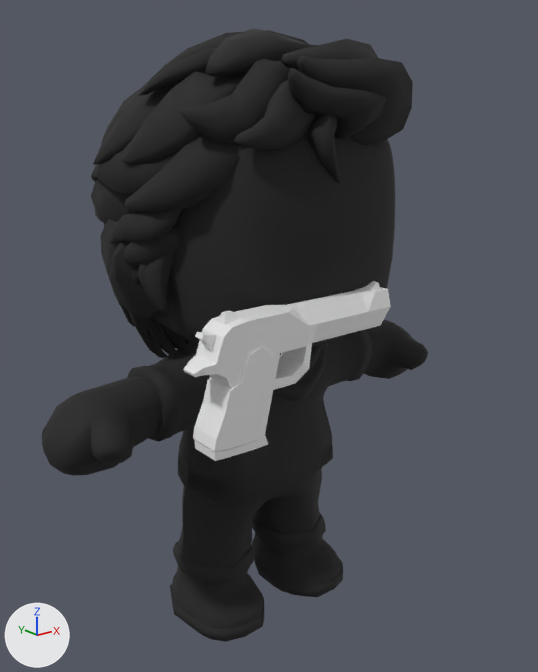
What one commit did to the FBX model Assets/Characters/Human/Human.fbx.
Camera for both pictures: a camera (50 mm lens) standing at (-1.46, -1.887, 1.723) and looking at (0.063, 0.017, 0.962). Every picture has the same lights, and +X, +Y and +Z are marked at lower left. The first picture is the older version. Where no turn or scale is listed for an object, it has been applied to the vertices.

Names of what the first picture shows: 'Deagle', 'Human'.
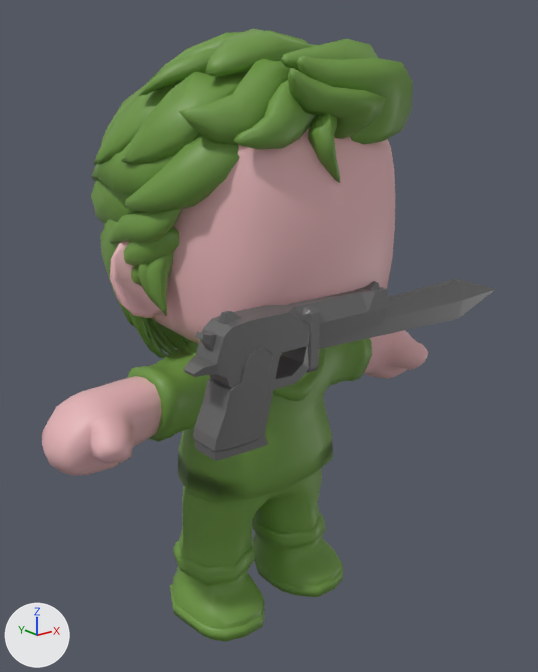
Where the change shows, as pixel boxes (x1, y1, x2, y2) in the pictures (538 x 672 px):
```json
{"object": "Deagle", "change": "recoloured", "before": [183, 281, 391, 461], "after": [183, 281, 391, 461], "on screen": "white to grey"}
{"object": "Sword", "change": "added", "after": [206, 279, 496, 373]}
{"part": 1, "of": "me_human", "change": "recoloured", "before": [42, 127, 428, 476], "after": [42, 127, 428, 476], "on screen": "lighter"}
{"part": 2, "of": "me_human", "change": "recoloured", "before": [91, 29, 413, 642], "after": [91, 29, 413, 642], "on screen": "black to green"}
```

Scene script edits in JSON lines:
```json
{"op": "add", "block": "mat_playercolor", "code": ["mat_playercolor = principled_material('PlayerColor')", "mat_playercolor.base_color = (0.156, 0.316, 0.0543)  # green #6e9842"]}
{"op": "add", "block": "mat_flesh", "code": ["mat_flesh = principled_material('Flesh')", "mat_flesh.base_color = (0.8, 0.462, 0.482)  # pink #e7b5b8"]}
{"op": "add", "block": "mat_playerweapon", "code": ["mat_playerweapon = principled_material('PlayerWeapon')", "mat_playerweapon.base_color = (0.185, 0.185, 0.185)  # grey #777777", "mat_playerweapon.metallic = 0.525"]}
{"block": "me_human", "where": "me_human.from_pydata(...)  # 5918 vertices, 5756 faces; spans x -0.76..0.76, y -0.44..0.59, z 0.0..1.93"}
{"block": "me_human", "where": "# used by ob_human; location = (0.0, 0.0, 0.0)"}
{"block": "me_human", "change": "me_human part 1: 816 of the faces centred in x -0.75..0.75, y -0.39..0.39, z 0.7..1.73 switch from mat_boy (black #1c1c1c) to mat_flesh (pink #e7b5b8)"}
{"block": "me_human", "change": "me_human part 2: 4940 of the faces centred in x -0.46..0.44, y -0.43..0.58, z 0.0..1.91 switch from mat_boy (black #1c1c1c) to mat_playercolor (green #6e9842)"}
{"block": "me_cube_039", "where": "me_cube_039.from_pydata(...)  # 276 vertices, 282 faces; spans x -0.527..0.151, y -0.453..-0.348, z 0.84..1.22"}
{"op": "add", "block": "me_cube_039", "code": "me_cube_039.materials.append(mat_playerweapon)  # grey #777777"}
{"op": "add", "block": "me_cube_002", "code": ["me_cube_002 = bpy.data.meshes.new('Cube.002')", "me_cube_002.from_pydata(...)  # 682 vertices, 684 faces; spans x -0.473..0.745, y -0.453..-0.347, z 1.01..1.194", "me_cube_002.materials.append(mat_playerweapon)  # grey #777777"]}
{"op": "add", "block": "ob_sword", "code": ["ob_sword = bpy.data.objects.new('Sword', me_cube_002)", "ob_sword.location = (0.0, 0.0, 0.0)"]}
```
